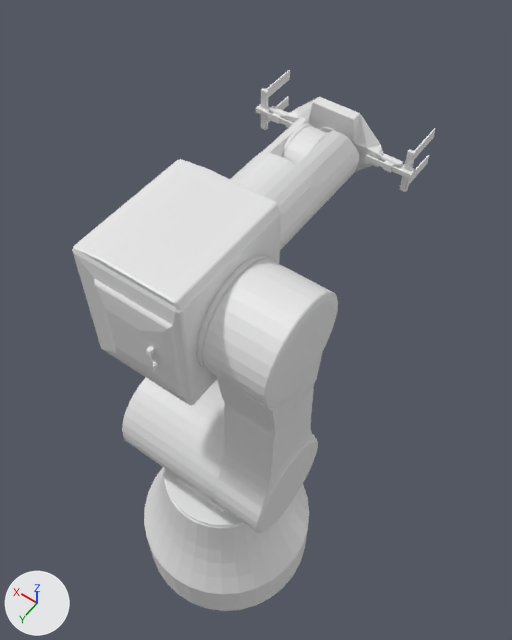
The Blender file Models/Arm3.blend: old version first, new version second.
One viewpoint serves both versions: a camera (50 mm lens) standing at (-2.32, 2.64, 8.85) and looking at (0.34, -1.09, 2.98). Every picture has the same lights, and +X, +Y and +Z are marked at lower left.
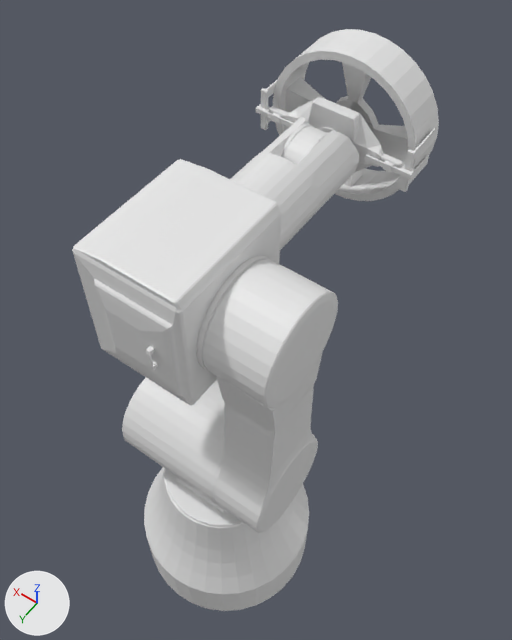
The change, as a diff of the scene's bpy script:
```diff
--- a/Models/Arm3.blend.py
+++ b/Models/Arm3.blend.py
@@ me_cylinder_001 @@
 # used by ob_cylinder_001; location = (0.25, -2.56, 4.65); rotation_euler = (1.571, 0.0, 0.0), in degrees (90, 0, 0); scale = (0.784, 0.784, 0.22)
-me_cylinder_001.from_pydata(...)  # 128 vertices, 98 faces; spans x -1.0..1.0, y -1.0..1.0, z -1.0..1.0
+me_cylinder_001.from_pydata(...)  # 1002 vertices, 861 faces; spans x -1.0..1.0, y -1.0..1.0, z -1.0..1.0
+# me_cylinder_001 part 1: 490 vertices added at x -0.9..0.9, y -0.9..0.9, z -0.55..0.55
@@ ob_cylinder_001 @@
 ob_cylinder_001.location = (0.25, -2.56, 4.65)
-ob_cylinder_001.rotation_euler = (1.571, 0.0, 0.0)  # degrees (90, 0, 0)
+ob_cylinder_001.rotation_euler = (1.571, 0.0, 3.142)  # degrees (90, 0, 180)
 ob_cylinder_001.scale = (0.784, 0.784, 0.22)
-ob_cylinder_001.hide_set(True)
```

Location of each change, (x1, y1, x2, y2) in pixels of the pictures (512 x 640 px):
'Cylinder.001', shown: after (273, 29, 439, 201)
part 1 of me_cylinder_001, added: after (279, 62, 409, 195)
